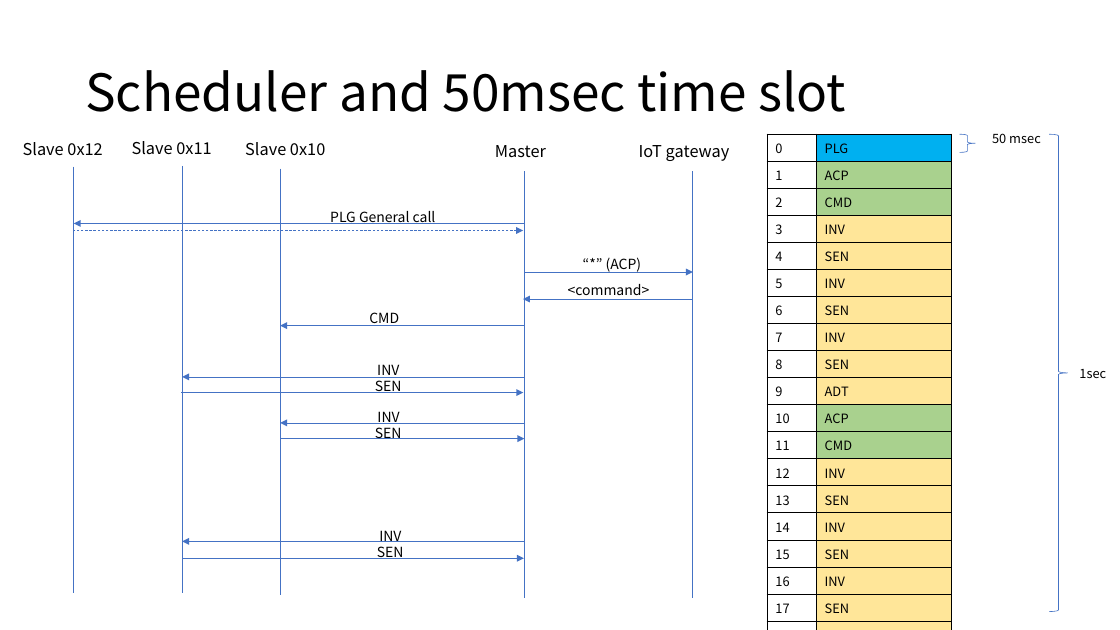
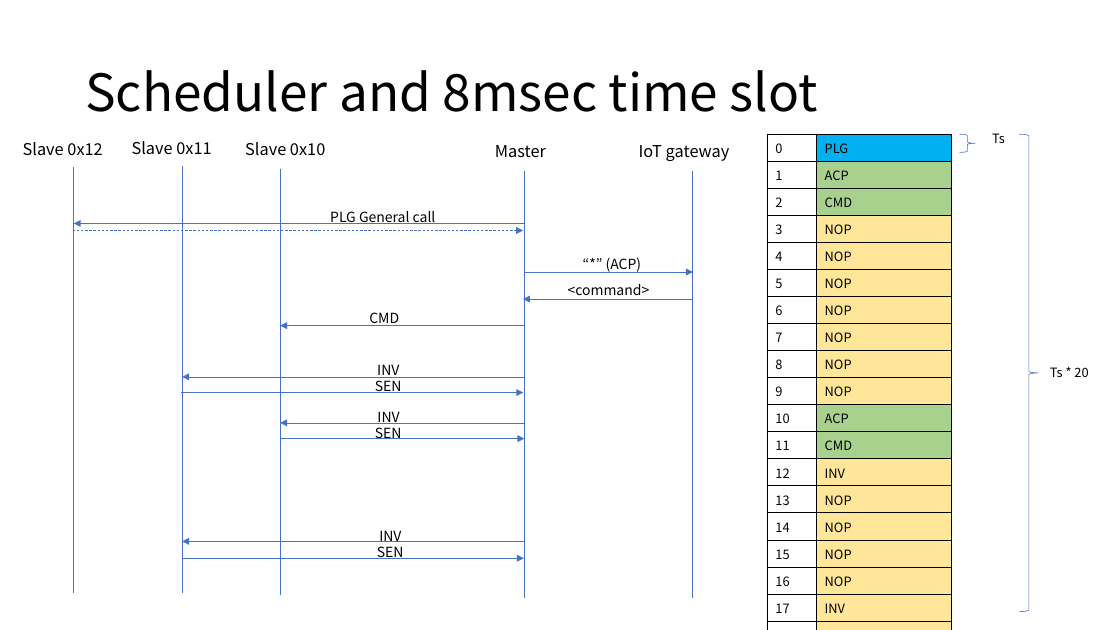
Before and after one commit to araobp/sensor-network, a slide deck: slide 4 of doc/I2C_BACKPLANE_SPEC.pptx (slide 5 before the commit). Drawn at 1120x630 pixels with LibreOffice and Linux fonts; fonts in the diff are those of the drawing. Boxes give left, top, right and bottom in pixels: in the first picture for what was removed or moved away, otherwise in the second. Text is boxed around its words. In the diff, an @@ line names an element or a change of style, - is before the commit and + after.

```diff
--- a/doc/I2C_BACKPLANE_SPEC.pptx
+++ b/doc/I2C_BACKPLANE_SPEC.pptx
@@ title at [85,70,818,112]: text changed @@
-Scheduler and 50msec time slot
+Scheduler and 8msec time slot
@@ table at [767,134,951,617] @@
-row 4, column 2: INV
+row 4, column 2: NOP
-row 5, column 2: SEN
+row 5, column 2: NOP
-row 6, column 2: INV
+row 6, column 2: NOP
-row 7, column 2: SEN
+row 7, column 2: NOP
-row 8, column 2: INV
+row 8, column 2: NOP
-row 9, column 2: SEN
+row 9, column 2: NOP
-row 10, column 2: ADT
+row 10, column 2: NOP
-row 14, column 2: SEN
+row 14, column 2: NOP
-row 15, column 2: INV
+row 15, column 2: NOP
-row 16, column 2: SEN
+row 16, column 2: NOP
-row 17, column 2: INV
+row 17, column 2: NOP
-row 18, column 2: SEN
+row 18, column 2: INV
-row 19, column 2: INV
+row 19, column 2: NOP
-row 20, column 2: SEN
+row 20, column 2: NOP
@@ text at [992,133,1005,143]: text changed @@
-50 msec
+Ts
@@ right brace: place and size @@
-right brace at [1049,134,1068,612]
+right brace at [1020,134,1038,612]
@@ text at [1050,367,1088,377]: text changed @@
-1sec
+Ts * 20
```
Also in this commit, not shown: 2 other slides changed, 1 slide removed, 14 other files.
